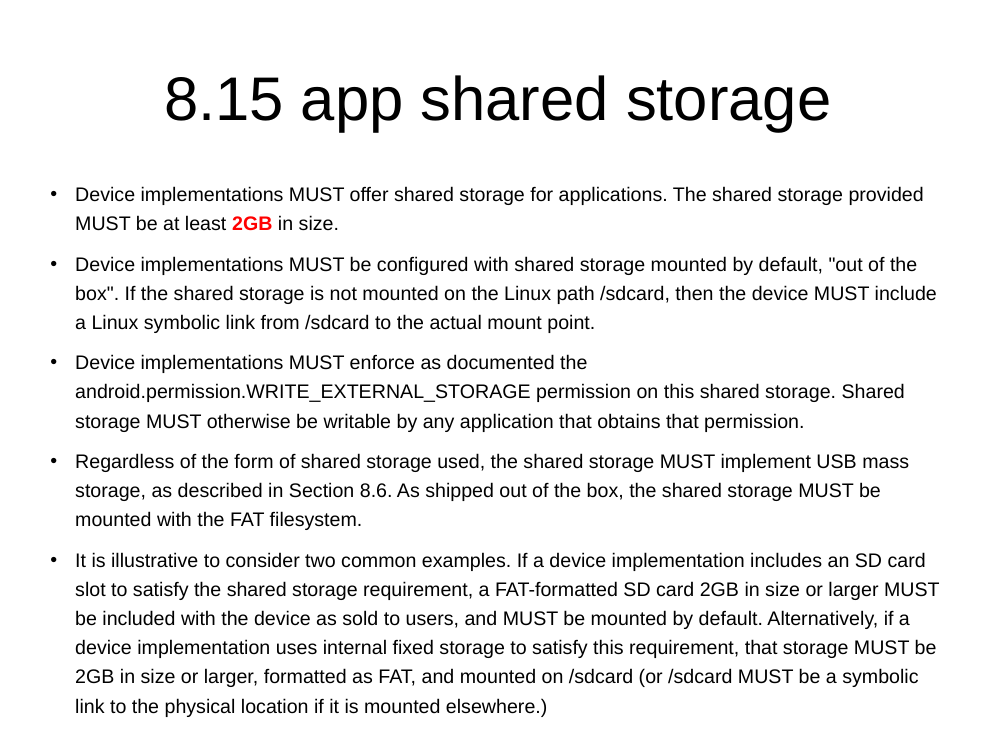
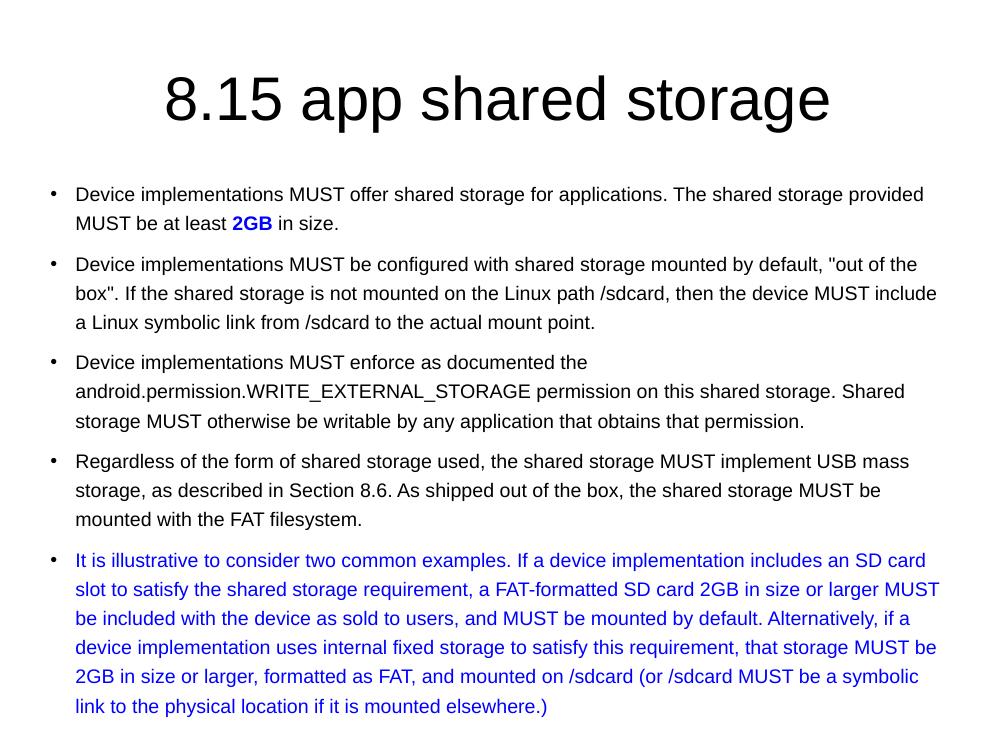
Before and after one commit to widerules/system-information, a slide deck: slide 37 of cts/CDD-digest.ppt. Drawn at 1008x756 pixels with LibreOffice and Linux fonts; fonts in the diff are those of the drawing; background and template pictures are left out. Boxes give left, top, right and bottom in pixels: in the first picture for what was removed or moved away, otherwise in the second. Text is boxed around its words. In the diff, an @@ line names an element or a change of style, - is before the commit and + after.

```diff
--- a/cts/CDD-digest.ppt
+++ b/cts/CDD-digest.ppt
@@ text "Device implementations MUST offer shared ..." at bbox=[75, 186, 940, 717]: text colour #FF0000 to #0000FF in "2GB"; text colour #000000 to #0000FF in "It is illustrative to consider two common ..." @@
```
Also in this commit, not shown: 22 other slides changed.
